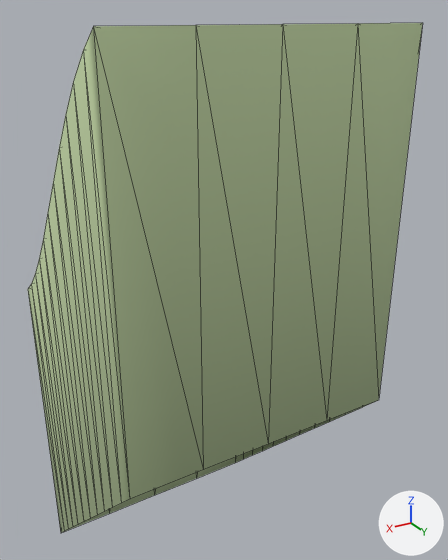
An edit to the glTF model ground/ground-ramp-10.glb, drawn before and after from the same camera.
Before and after are seen from a 50 mm camera at (1.0, 1.88, 1.03) aimed at (-0.14, -0.03, 0.07). The axes (+X, +Y, +Z) are drawn at lower right. The lights are the same throughout. The older version comes first. Mesh edges are drawn as thin lines.

In view in the first picture: 'ground-ramp-10'.
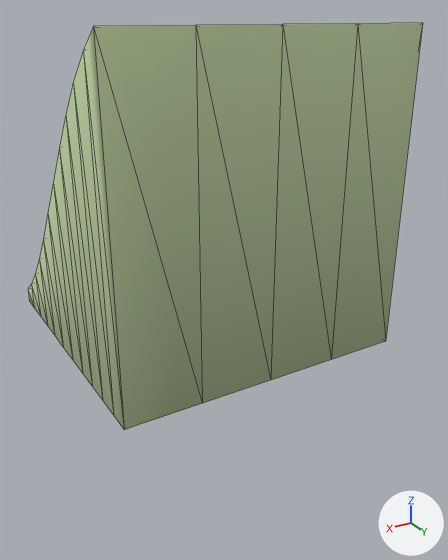
Where the change shows, as pixel boxes (x1, y1, x2, y2) in the pictures (448 x 560 px):
'ground-ramp-10', reshaped (20% shorter)
    before: (28, 23, 423, 533)
    after: (28, 23, 423, 430)

The change, as a list of edits to the scene's bpy script:
```text
Change me_ground_ramp_10:
    used by ob_ground_ramp_10; location = (0.0, 0.0, 0.0)
    remove me_ground_ramp_10.from_pydata(...)  # 90 vertices, 148 faces; spans x -0.5..0.5, y -0.5..0.5, z -1.3..1.0
    add me_ground_ramp_10.from_pydata(...)  # 90 vertices, 148 faces; spans x -0.5..0.5, y -0.5..0.5, z -0.05..1.0
    me_ground_ramp_10 part 1: all 30 vertices in x -0.5..0.5, y -0.5..0.5, z -1.3..-0.3 are scaled about their middle by (1, 1, 0), then moved by (0.0, 0.0, 0.75)
```
